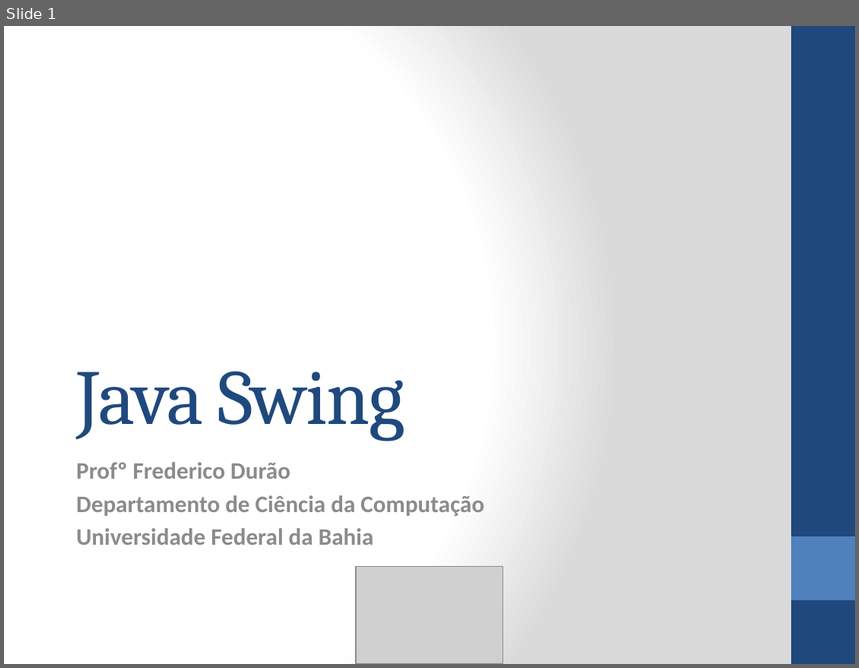
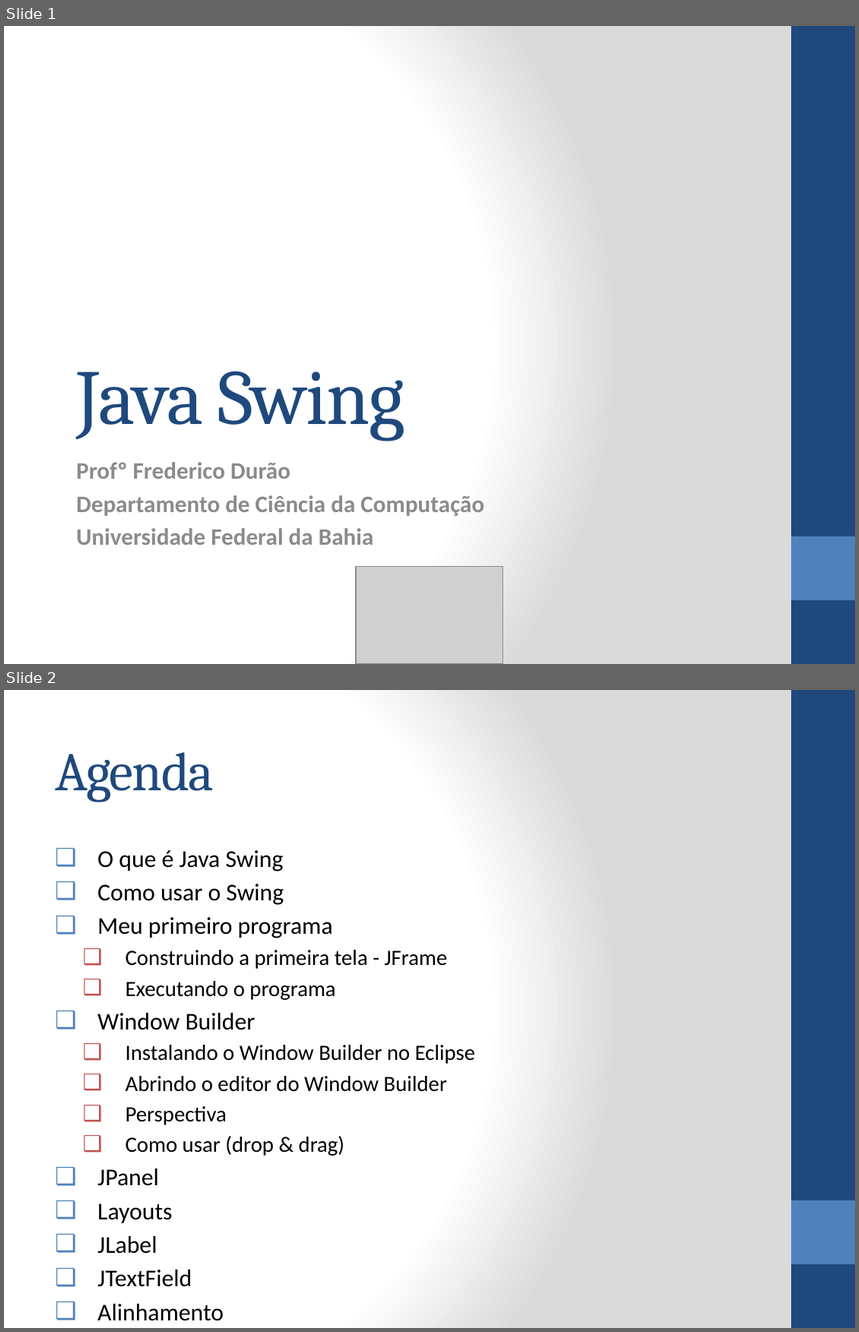
Before and after one commit to tiagogoncalves/dcc_ufba_mata55_monitoria_2014_1, a slide deck: slides/slide-swing/versão ppt/Java Swing.pptx. Shown one above the other, each under a label of ours: slide 1 before the commit, slides 1 and 2 after it. The pictures are 859x668 and 859x1332 pixels, drawn with LibreOffice and Linux fonts; fonts in the diff are those of the drawing; grey boxes stand for pictures. Boxes give left, top, right and bottom in pixels: in the first picture for what was removed or moved away, otherwise in the second. Text is boxed around its words. In the diff, an @@ line names an element or a change of style, - is before the commit and + after.

```diff
--- a/slides/slide-swing/versão ppt/Java Swing.pptx
+++ b/slides/slide-swing/versão ppt/Java Swing.pptx
@@ slide 2 added at (x1=4, y1=690, x2=855, y2=1328), background gradient #FFFFFF to #DADADA; not listed: 2 template elements that a slide beside it also shows @@
@@ title added at (x1=55, y1=752, x2=214, y2=802), 46 pt, text #1F497D @@
+Agenda
@@ text added at (x1=97, y1=850, x2=475, y2=1287), 18.5 pt, text #000000 @@
+❑ O que é Java Swing
+❑ Como usar o Swing
+❑ Meu primeiro programa
+  ❑ Construindo a primeira tela - JFrame
+  ❑ Executando o programa
+❑ Window Builder
+  ❑ Instalando o Window Builder no Eclipse
+  ❑ Abrindo o editor do Window Builder
+  ❑ Perspectiva
+  ❑ Como usar (drop & drag)
+❑ JPanel
+❑ Layouts
+❑ JLabel
+❑ JTextField
+❑ Alinhamento
```
Also in this commit, not shown: 52 other slides added, 2 slides removed, 3 other files.
